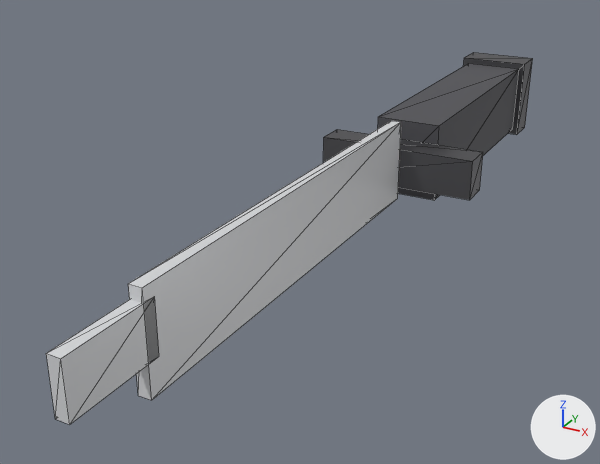
The glTF model assets/glb/weapon_knife.glb: old version first, new version second.
Both versions are drawn from a camera (50 mm lens) standing at (0.112, -0.344, 0.104) and looking at (-0.019, -0.107, -0.015). Arrows for +X, +Y and +Z are at lower right; the lights stay in place. The older version comes first. Mesh edges are drawn as thin lines. Vertices at exactly the same position are counted once.

In view in the first picture: 'Knife'.
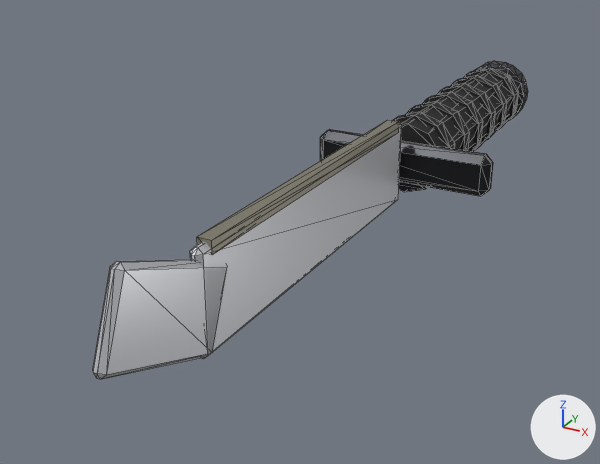
Pixel boxes [x1, y1, x2, y2] of what changed, in the pictures (600 x 464 px):
'Knife', recoloured, surface changed, reshaped (11% narrower, 15% shorter)
    before: [46, 52, 533, 425]
    after: [93, 61, 528, 379]
part 1 of me_knife, added
    after: [197, 120, 399, 255]
part 2 of me_knife, added (black)
    after: [399, 68, 518, 192]
part 3 of me_knife, added
    after: [393, 112, 455, 188]
part 4 of me_knife, added
    after: [406, 102, 469, 151]
part 5 of me_knife, added
    after: [423, 92, 483, 152]
part 6 of me_knife, added
    after: [437, 83, 495, 150]
part 7 of me_knife, added
    after: [451, 75, 507, 140]
part 8 of me_knife, added
    after: [464, 68, 518, 130]
part 9 of me_knife, rebuilt
    before: [463, 52, 533, 135]
    after: [474, 61, 528, 121]
part 10 of me_knife, rebuilt (8% wider)
    before: [323, 129, 483, 200]
    after: [320, 129, 493, 196]
part 11 of me_knife, rebuilt (22% narrower, 15% shorter)
    before: [128, 121, 401, 400]
    after: [190, 123, 402, 359]
part 12 of me_knife, added
    after: [93, 259, 227, 379]
part 13 of me_knife, deleted
    before: [378, 63, 519, 200]
part 14 of me_knife, deleted
    before: [46, 296, 159, 425]

The change, as a list of edits to the scene's bpy script:
```text
Change mat_metal:
    mat_metal.base_color: (0.14, 0.14, 0.15) -> (0.035, 0.036, 0.04)  # dark grey #69696c -> dark grey #353538
Change mat_blade:
    mat_blade.metallic: 0.0 -> 0.3
Add mat_accent:
    mat_accent = principled_material('Accent')
    mat_accent.base_color = (0.3, 0.28, 0.22)  # grey #959081
    mat_accent.metallic = 0.6
Add mat_rubber:
    mat_rubber = principled_material('Rubber')
    mat_rubber.base_color = (0.015, 0.015, 0.015)  # black #212121
    mat_rubber.roughness = 0.95
Change me_knife:
    used by ob_knife; location = (0.0, 0.0, 0.0)
    remove me_knife.from_pydata(...)  # 40 vertices, 60 faces; spans x -0.03..0.03, y -0.243..0.069, z -0.018..0.018
    add me_knife.from_pydata(...)  # 280 vertices, 512 faces; spans x -0.035..0.035, y -0.232..0.069, z -0.015..0.026
    me_knife part 1: a new loose piece, a box spanning x -0.0022..0.0022, y -0.19..-0.07, z 0.015..0.019, in mat_accent (grey #959081)
    me_knife part 2: a new loose piece, a 10-sided cylinder along y spanning x -0.013..0.013, y -0.055..0.055, z -0.014..0.014, in mat_rubber (black #212121)
    me_knife part 3: a new loose piece, a 10-sided cylinder along y spanning x -0.0147..0.0147, y -0.048..-0.042, z -0.0155..0.0155, in mat_rubber (black #212121)
    me_knife part 4: a new loose piece, a 10-sided cylinder along y spanning x -0.0147..0.0147, y -0.03..-0.024, z -0.0155..0.0155, in mat_rubber (black #212121)
    me_knife part 5: a new loose piece, a 10-sided cylinder along y spanning x -0.0147..0.0147, y -0.012..-0.006, z -0.0155..0.0155, in mat_rubber (black #212121)
    me_knife part 6: a new loose piece, a 10-sided cylinder along y spanning x -0.0147..0.0147, y 0.006..0.012, z -0.0155..0.0155, in mat_rubber (black #212121)
    me_knife part 7: a new loose piece, a 10-sided cylinder along y spanning x -0.0147..0.0147, y 0.024..0.03, z -0.0155..0.0155, in mat_rubber (black #212121)
    me_knife part 8: a new loose piece, a 10-sided cylinder along y spanning x -0.0147..0.0147, y 0.042..0.048, z -0.0155..0.0155, in mat_rubber (black #212121)
    me_knife part 9: the loose piece of 8 vertices spanning x -0.015..0.015, y 0.054..0.069, z -0.018..0.018 is rebuilt with 60 vertices and now spans x -0.015..0.015, y 0.055..0.069, z -0.015..0.015
    me_knife part 10: the loose piece of 8 vertices spanning x -0.03..0.03, y -0.067..-0.055, z -0.007..0.007 is rebuilt with 24 vertices and now spans x -0.035..0.035, y -0.063..-0.055, z -0.008..0.008
    me_knife part 11: the loose piece of 8 vertices spanning x -0.002..0.002, y -0.217..-0.067, z -0.012..0.018 is rebuilt with 24 vertices and now spans x -0.002..0.002, y -0.195..-0.065, z -0.014..0.018
    me_knife part 12: a new loose piece of 24 vertices spanning x -0.002..0.002, y -0.232..-0.182, z -0.014..0.026, in mat_blade (light grey #ced0d4)
    me_knife part 13: the loose piece of 8 vertices spanning x -0.013..0.013, y -0.055..0.055, z -0.015..0.015 is deleted
    me_knife part 14
    8 vertices are removed from x -0.002..0.002, y -0.243..-0.213, z -0.002..0.014
    12 faces are deleted
    remove me_knife.materials.append(mat_polymer)  # dark grey #505055
    add me_knife.materials.append(mat_accent)  # grey #959081
    add me_knife.materials.append(mat_rubber)  # black #212121
```
